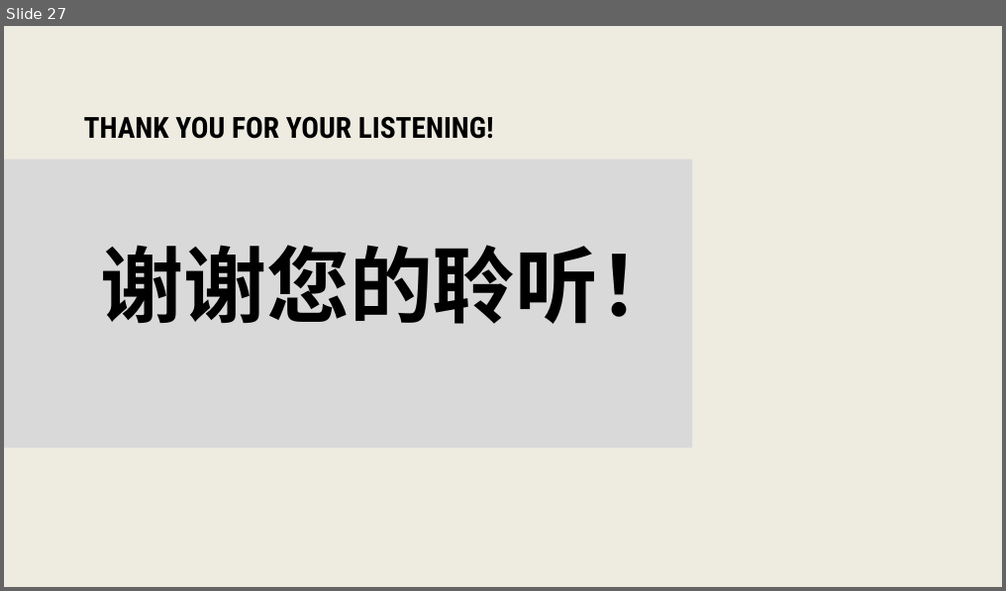
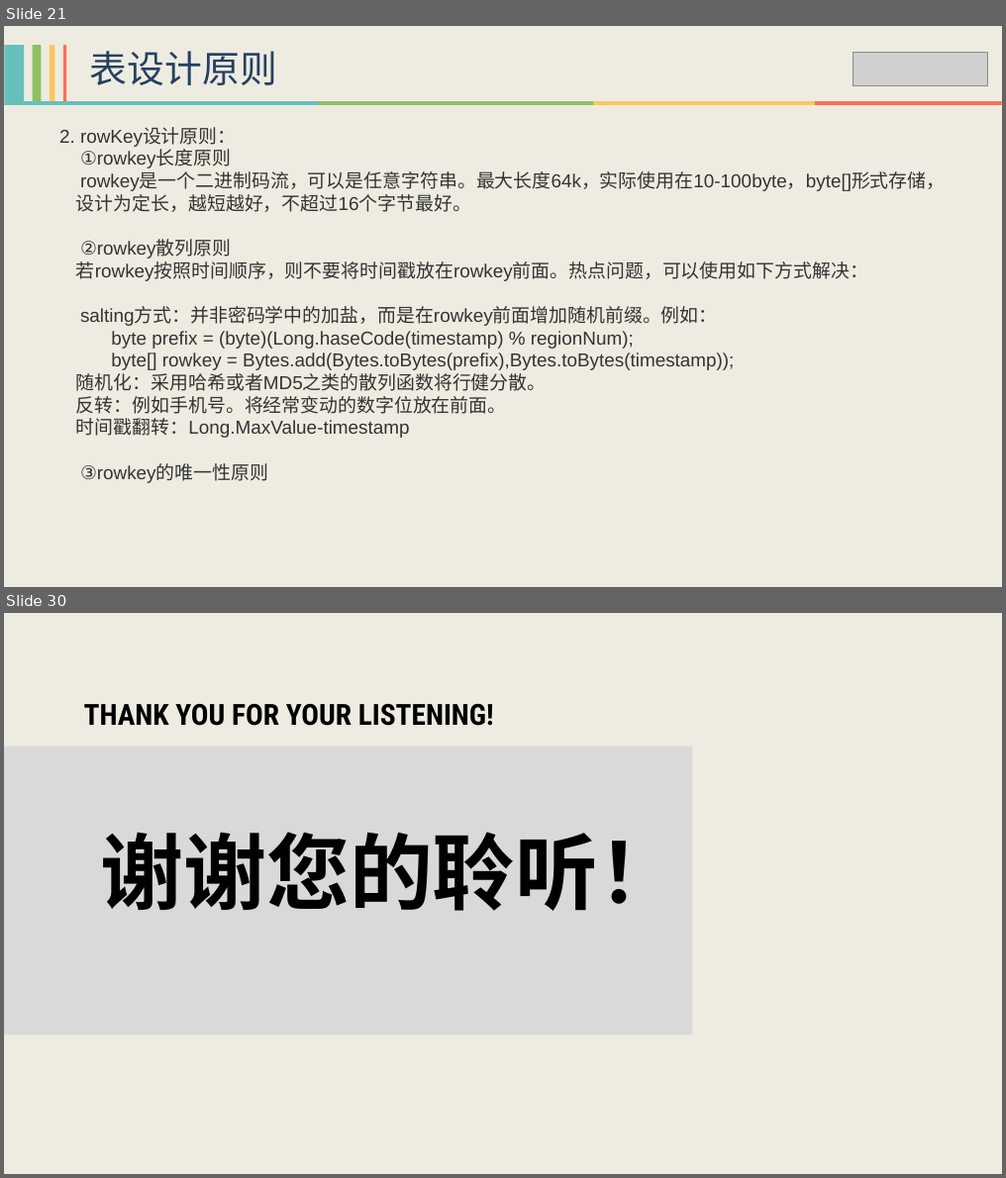
Before and after one commit to xiaoguoqiang/data, a slide deck: HBase技术分享-李强.pptx. Shown one above the other, each under a label of ours: slide 27 before the commit, slides 21 and 30 after it; the slides between them are not shown. The pictures are 1006x591 and 1006x1178 pixels, drawn with LibreOffice and Linux fonts; fonts in the diff are those of the drawing; grey boxes stand for pictures. Boxes give left, top, right and bottom in pixels: in the first picture for what was removed or moved away, otherwise in the second. Text is boxed around its words. In the diff, an @@ line names an element or a change of style, - is before the commit and + after.

```diff
--- a/HBase技术分享-李强.pptx
+++ b/HBase技术分享-李强.pptx
@@ slide 21 added at (x1=4, y1=26, x2=1002, y2=587), background #EEECE1 @@
@@ group added at (x1=4, y1=45, x2=66, y2=101): 4 rectangles @@
@@ text added at (x1=90, y1=51, x2=277, y2=85), 36 pt, text #254061 @@
+表设计原则
@@ picture added at (x1=852, y1=52, x2=988, y2=85) @@
@@ group added at (x1=4, y1=101, x2=1002, y2=105): 4 rectangles @@
@@ text added at (x1=59, y1=128, x2=945, y2=438), 18 pt, text #333333 @@
+2. rowKey设计原则：
+①rowkey长度原则
+rowkey是一个二进制码流，可以是任意字符串。最大长度64k，实际使用在10-100byte，byte[]形式存储，
+设计为定长，越短越好，不超过16个字节最好。
+②rowkey散列原则
+若rowkey按照时间顺序，则不要将时间戳放在rowkey前面。热点问题，可以使用如下方式解决：
+salting方式：并非密码学中的加盐，而是在rowkey前面增加随机前缀。例如：
+byte prefix = (byte)(Long.haseCode(timestamp) % regionNum);
+byte[] rowkey = Bytes.add(Bytes.toBytes(prefix),Bytes.toBytes(timestamp));
+随机化：采用哈希或者MD5之类的散列函数将行健分散。
+反转：例如手机号。将经常变动的数字位放在前面。
+时间戳翻转：Long.MaxValue-timestamp
+③rowkey的唯一性原则
@@ what was slide 27 is now slide 30 @@
```
Also in this commit, not shown: 3 slides changed, 2 other slides added.
